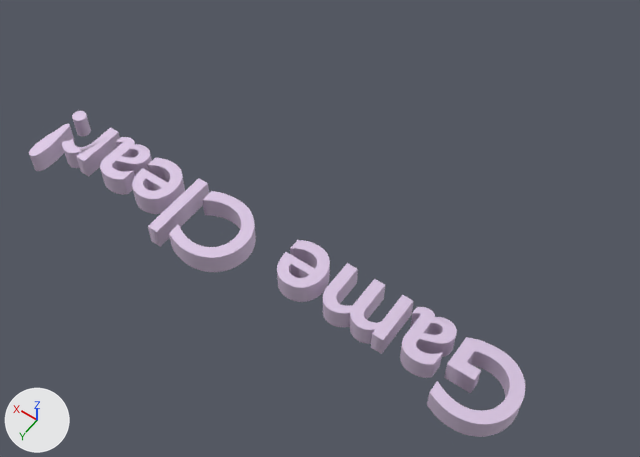
Two versions of the OBJ model DirectXGame/Resources/Clear/Clear.obj, one commit apart.
Camera for both pictures: a 50 mm lens placed at (-3.12, 3.79, 6.34), pointed at (-0.13, -0.4, -0.23). The axes (+X, +Y, +Z) are drawn at lower left. The lights are the same throughout. Where no turn or scale is listed for an object, it has been applied to the vertices. Vertices at the same position are counted once.

In view in the first picture: 'テキスト'.
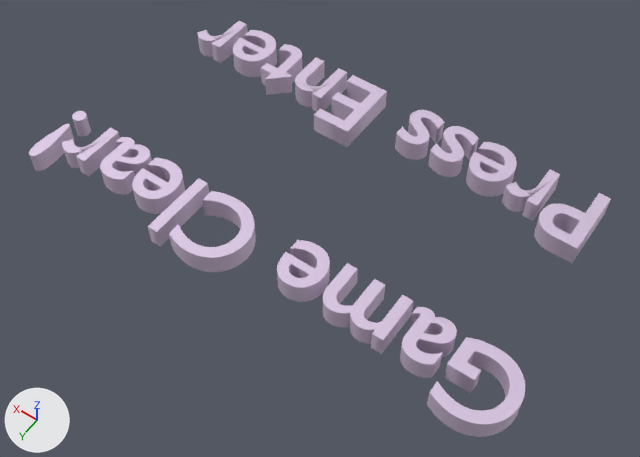
The newer file is also turned or shifted as a whole; pictures and numbers use the older file's frame.

Changed parts and their boxes (x1, y1, x2, y2) in the pictures (640 x 457 px):
'テキスト', reshaped (17% wider, 28% taller): before (29, 111, 525, 437); after (29, 21, 611, 437)
part 1 of me_テキスト, added: after (197, 21, 248, 63)
part 2 of me_テキスト, added: after (233, 30, 277, 77)
part 3 of me_テキスト, added: after (466, 142, 517, 197)
part 4 of me_テキスト, added: after (502, 170, 560, 221)
part 5 of me_テキスト, added: after (395, 110, 444, 160)
part 6 of me_テキスト, added: after (428, 126, 479, 177)
part 7 of me_テキスト, added: after (261, 44, 302, 95)
part 8 of me_テキスト, added: after (295, 58, 347, 112)
part 9 of me_テキスト, added: after (534, 193, 611, 263)
part 10 of me_テキスト, added: after (314, 75, 387, 147)

What the commit changed:
me_テキスト is used by ob_テキスト; location (0.0, 0.0, 0.0).
me_テキスト had 2068 vertices, 4120 faces and spanned x -2.54..2.55, y -0.02..0.7, z -0.11..0.11.
me_テキスト now has 3586 vertices, 7140 faces and spans x -2.54..2.55, y -2.02..0.7, z -0.11..0.11.
me_テキスト part 1: the loose piece of 110 vertices spanning x 2.0..2.35, y -0.01..0.47, z -0.11..0.11 is copied, and the copy is moved by (-0.01, -2.0, 0.0); it spans x 2.0..2.35, y -2.01..-1.53, z -0.11..0.11.
me_テキスト part 2: a new loose piece, a torus around z (ring radius 0.19, tube radius 0.12) spanning x 1.49..1.92, y -2.02..-1.53, z -0.11..0.11, in mat_マテリアル (white #e1d0e8).
me_テキスト part 3: a new loose piece, a torus around z (ring radius 0.19, tube radius 0.12) spanning x -1.37..-0.94, y -2.02..-1.53, z -0.11..0.11, in mat_マテリアル (white #e1d0e8).
me_テキスト part 4: the loose piece of 110 vertices spanning x 2.0..2.35, y -0.01..0.47, z -0.11..0.11 is copied, and the copy is moved by (-3.74, -2.0, 0.0); it spans x -1.74..-1.39, y -2.01..-1.53, z -0.11..0.11.
me_テキスト part 5: a new loose piece of 268 vertices spanning x -0.51..-0.18, y -2.02..-1.53, z -0.11..0.11, in mat_マテリアル (white #e1d0e8).
me_テキスト part 6: a new loose piece of 268 vertices spanning x -0.89..-0.57, y -2.02..-1.53, z -0.11..0.11, in mat_マテリアル (white #e1d0e8).
me_テキスト part 7: a new loose piece of 116 vertices spanning x 1.12..1.47, y -2.02..-1.43, z -0.11..0.11, in mat_マテリアル (white #e1d0e8).
me_テキスト part 8: a new loose piece of 114 vertices spanning x 0.68..1.08, y -2.01..-1.53, z -0.11..0.11, in mat_マテリアル (white #e1d0e8).
me_テキスト part 9: a new loose piece of 112 vertices spanning x -2.25..-1.8, y -2.01..-1.31, z -0.11..0.11, in mat_マテリアル (white #e1d0e8).
me_テキスト part 10: a new loose piece of 24 vertices spanning x 0.19..0.61, y -2.01..-1.31, z -0.11..0.11, in mat_マテリアル (white #e1d0e8).
